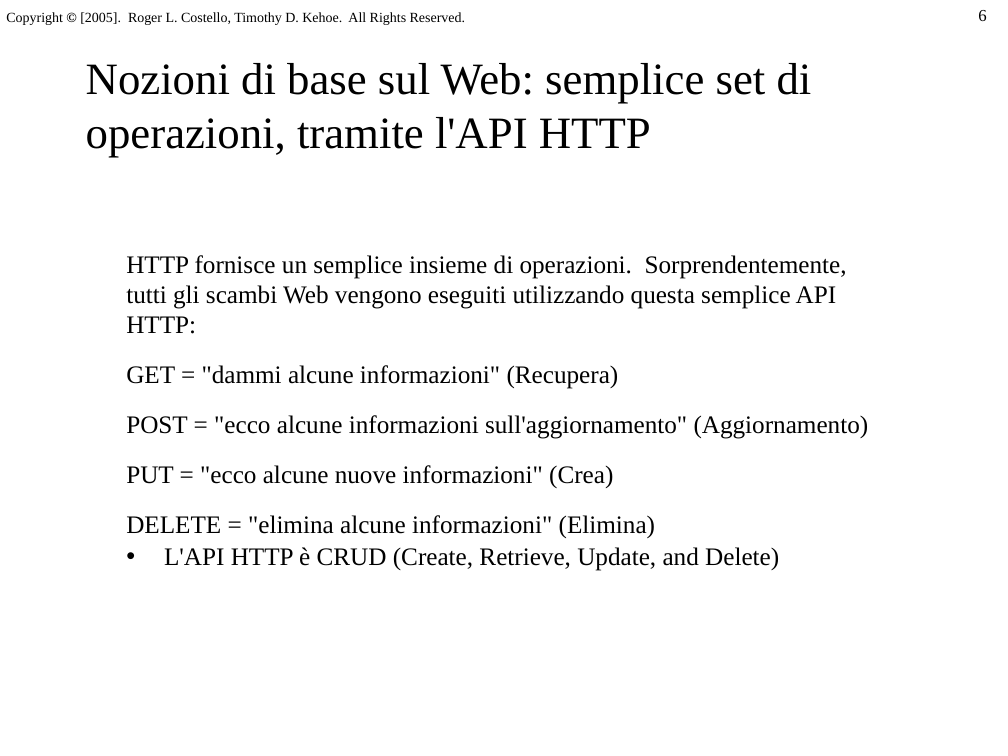
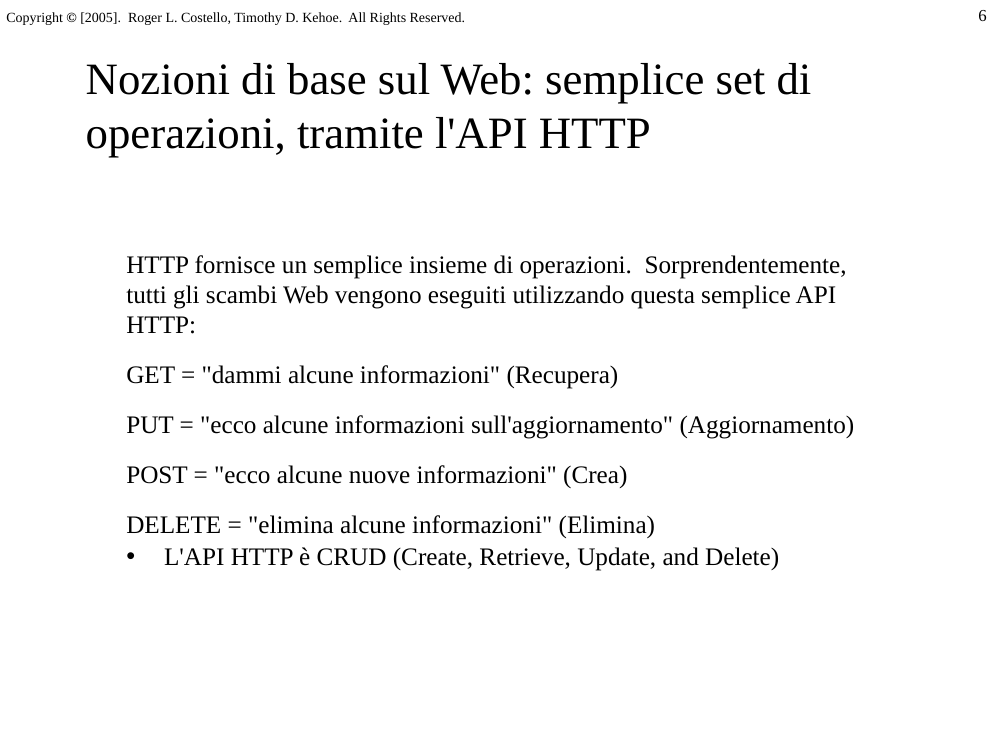
Before and after one commit to AlessandroS94/corso_21122022, a slide deck: slide 6 of Day 4/REST-full.pptx. Drawn at 1008x756 pixels with LibreOffice and Linux fonts; fonts in the diff are those of the drawing. Boxes give left, top, right and bottom in pixels: in the first picture for what was removed or moved away, otherwise in the second. Text is boxed around its words. In the diff, an @@ line names an element or a change of style, - is before the commit and + after.

```diff
--- a/Day 4/REST-full.pptx
+++ b/Day 4/REST-full.pptx
@@ text at [126,255,855,571]: text changed @@
-• HTTP fornisce un semplice insieme di operazioni. Sorprendentemente, tutti gli scambi Web vengono eseguiti utilizzando questa semplice API HTTP:
-  GET = "dammi alcune informazioni" (Recupera)
-  POST = "ecco alcune informazioni sull'aggiornamento" (Aggiornamento)
-  PUT = "ecco alcune nuove informazioni" (Crea)
-  DELETE = "elimina alcune informazioni" (Elimina)
-  L'API HTTP è CRUD (Create, Retrieve, Update, and Delete)
+• HTTP fornisce un semplice insieme di operazioni. Sorprendentemente, tutti gli scambi Web vengono eseguiti utilizzando questa semplice API HTTP:
+  GET = "dammi alcune informazioni" (Recupera)
+  PUT = "ecco alcune informazioni sull'aggiornamento" (Aggiornamento)
+  POST = "ecco alcune nuove informazioni" (Crea)
+  DELETE = "elimina alcune informazioni" (Elimina)
+  L'API HTTP è CRUD (Create, Retrieve, Update, and Delete)
```
Also in this commit, not shown: 2 other slides changed, 6 other files.
